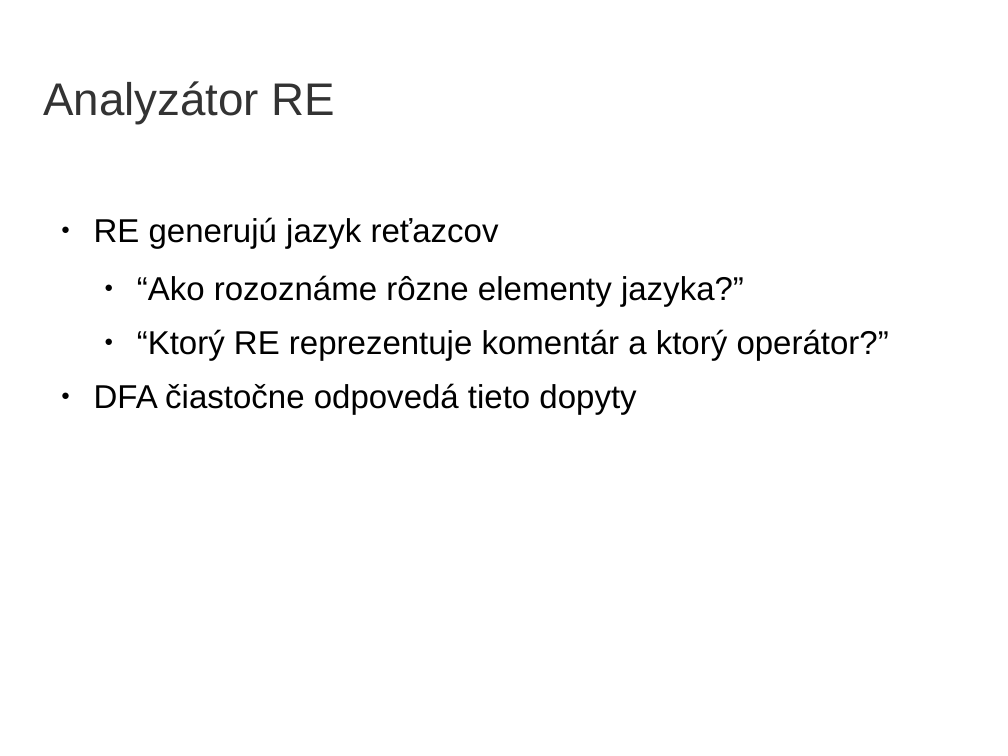
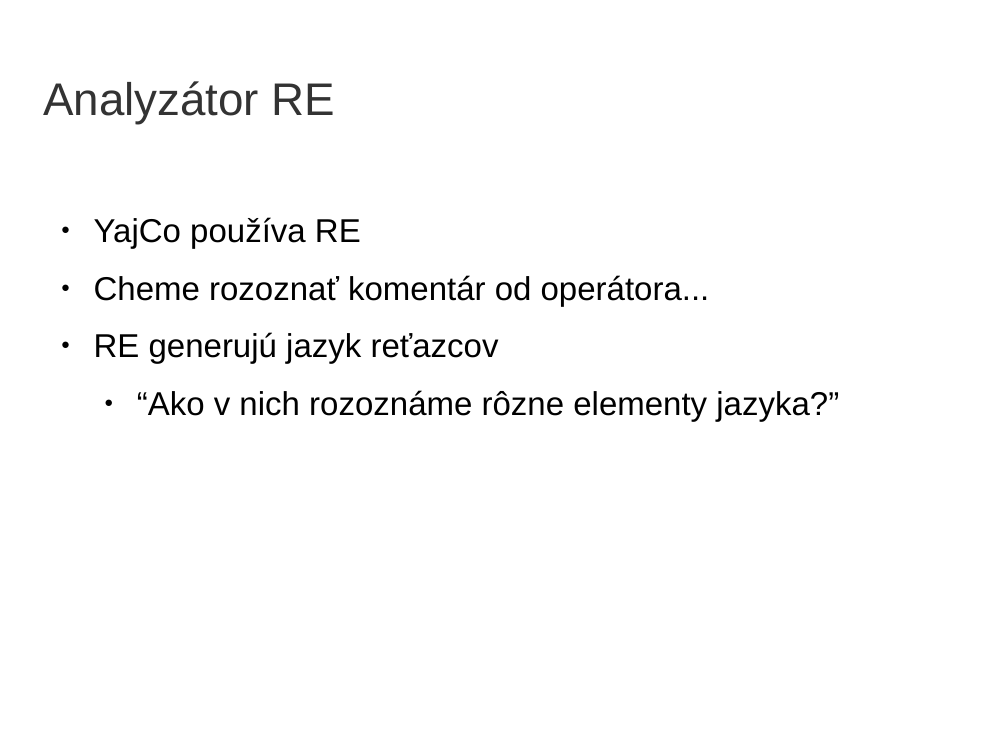
Before and after one commit to yin/syntaxer, a slide deck: slide 18 of obhajoba/bc2014-obhajoba15-prezentacia.odp. Drawn at 1008x756 pixels with LibreOffice and Linux fonts; fonts in the diff are those of the drawing; background and template pictures are left out. Boxes give left, top, right and bottom in pixels: in the first picture for what was removed or moved away, otherwise in the second. Text is boxed around its words. In the diff, an @@ line names an element or a change of style, - is before the commit and + after.

```diff
--- a/obhajoba/bc2014-obhajoba15-prezentacia.odp
+++ b/obhajoba/bc2014-obhajoba15-prezentacia.odp
@@ text at (94,217,710,306): paragraphs added @@
+● YajCo používa RE
+● Cheme rozoznať komentár od operátora...
@@ text at (137,390,839,421): text changed @@
-  ● “Ako rozoznáme rôzne elementy jazyka?”
-  ● “Ktorý RE reprezentuje komentár a ktorý operátor?”
-● DFA čiastočne odpovedá tieto dopyty
+  ● “Ako v nich rozoznáme rôzne elementy jazyka?”
```
Also in this commit, not shown: 6 other slides changed, 1 other file.
